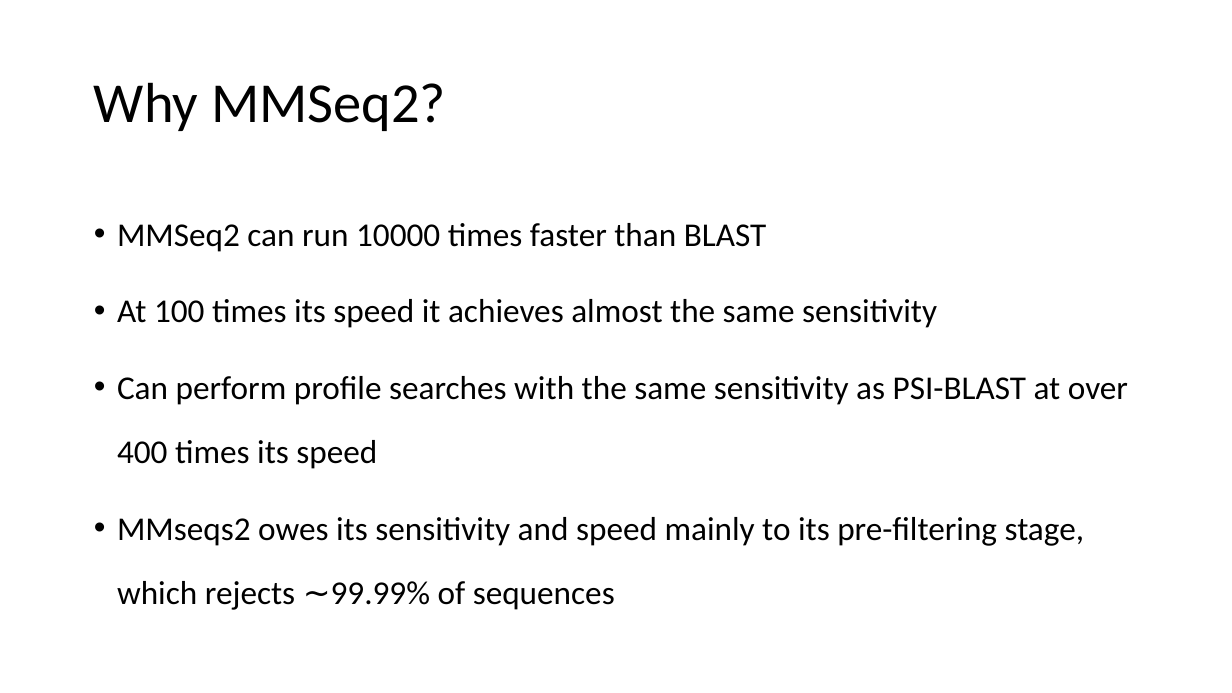
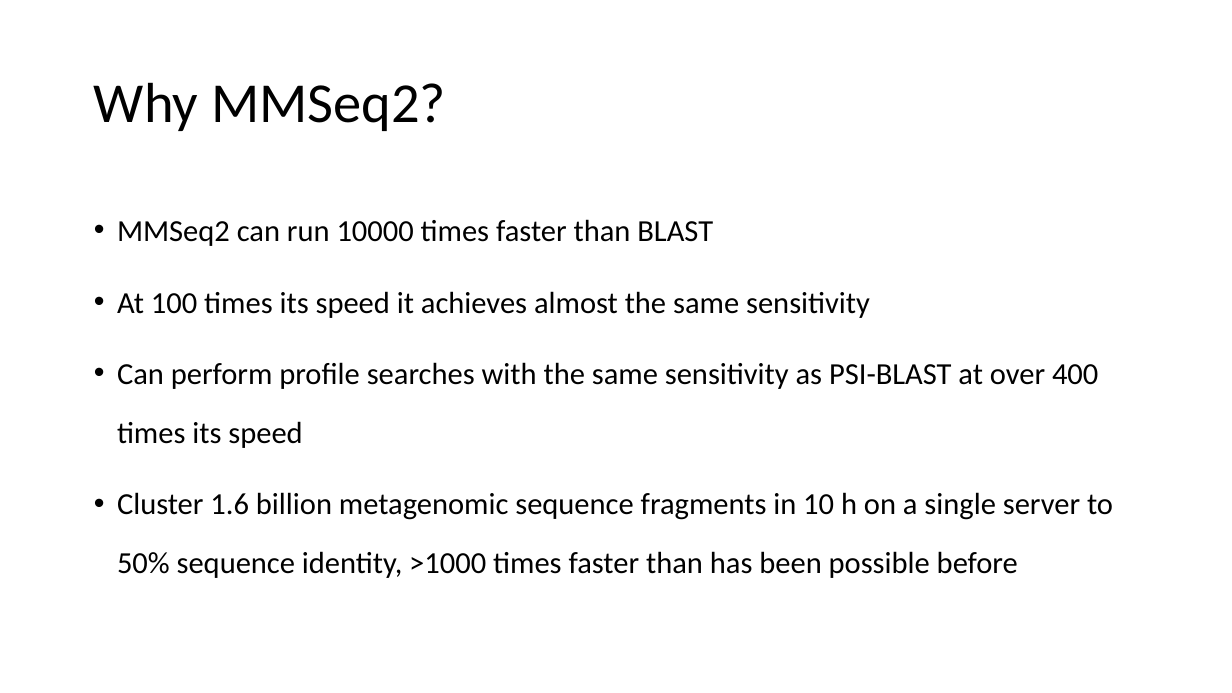
Before and after one commit to anthschr/ECE450_Tutorial_6, a slide deck: slide 5 of MMSEQS.pptx. Drawn at 1232x693 pixels with LibreOffice and Linux fonts; fonts in the diff are those of the drawing. Boxes give left, top, right and bottom in pixels: in the first picture for what was removed or moved away, otherwise in the second. Text is boxed around its words. In the diff, an @@ line names an element or a change of style, - is before the commit and + after.

```diff
--- a/MMSEQS.pptx
+++ b/MMSEQS.pptx
@@ text at (117, 219, 1098, 448): size 25.9 to 23.8 pt in "MMSeq2 can run 10000 times faster than ...", "At 100 times its speed it achieves ...", "Can perform profile searches with the same ..." @@
@@ text at (117, 492, 1113, 578): text changed; size 25.9 to 23.8 pt @@
-• MMseqs2 owes its sensitivity and speed mainly to its pre-filtering stage, which rejects ∼99.99% of sequences
+• Cluster 1.6 billion metagenomic sequence fragments in 10 h on a single server to 50% sequence identity, >1000 times faster than has been possible before
```
Also in this commit, not shown: 2 other slides changed, 1 slide added.
